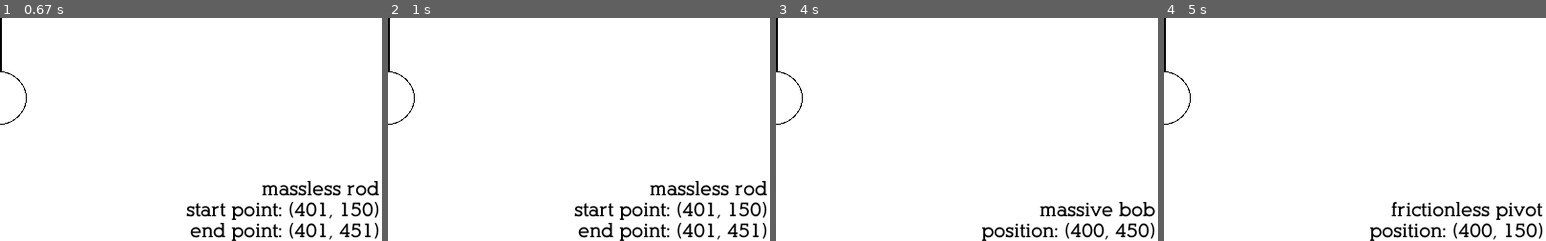
Above: before the commit, frames 1-4 (left to right).
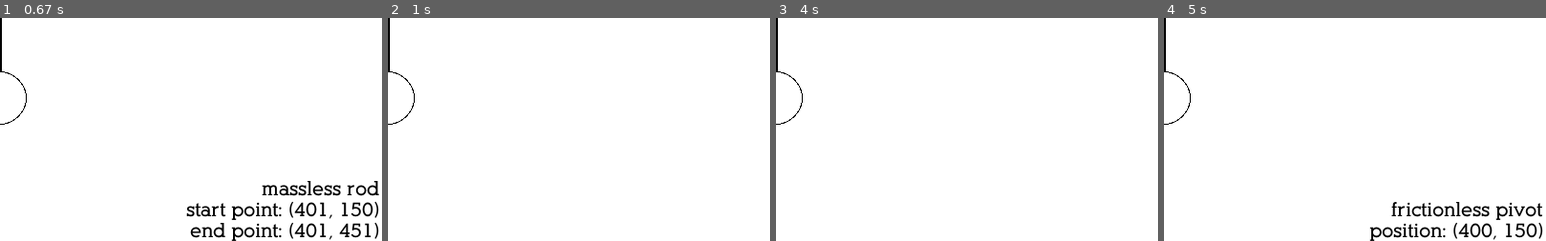
Above: after the commit, the same moments.

Repository: jacob-thompson/pendulum-simulator
Game: pygame game, started from src/pendulum_simulator/main.py
Two runs of this game, one before a commit and one after it. Both use one fixed random seed, a clock stepped at 60 frames per second and the inputs below.
Inputs (mouse positions are % of the whole screen's width and height, from its top left):
- Up to frame 1 (0.67 s): click (50, 36) at 0.38 s
- Up to frame 2 (1 s): click (26, 37) at 0.72 s
- Up to frame 3 (4 s): click (50, 4) at 2.05 s; click (50, 52) at 2.38 s; click (76, 56) at 2.72 s; click (50, 68) at 3.55 s; click (71, 13) at 3.88 s
- Up to frame 4 (5 s): click (50, 4) at 4.72 s
The pictures show only the part of the screen within x 50-100%, y 50-100%; the shares and areas given below are measured in that part.

Frame 1 is identical in both runs. In frame 2, 3.5% of the frame differs, in the area x 48-100%, y 73-100%; in frame 3, 2.1%; in frame 4, nothing differs.

Commit message:
remove select methods

Diff:
--- a/src/pendulum_simulator/pendulum.py
+++ b/src/pendulum_simulator/pendulum.py
@@ -72,25 +72,21 @@
 
         rod_hitbox = pygame.draw.line(self.surface, self.blk, self.pivot_pos, self.bob_pos, self.rod_w << 1)
 
-        #button == 1 is mouse1
-        #button == 2 is scroll wheel
-        #button == 3 is mouse2
+        #button == 1 is mouse1; left click
+        #button == 2 is scroll wheel; middle click
+        #button == 3 is mouse2; right click
 
-        if pivot_hitbox.collidepoint(pos) and button == 1: self.select_pivot(pivot_hitbox)
-        elif bob_hitbox.collidepoint(pos) and button == 1: self.select_bob(bob_hitbox)
-        elif rod_hitbox.collidepoint(pos) and button == 1: self.select_rod(rod_hitbox)
-
-    def select_pivot(self, rect):
-        self.selected_rect = rect.copy()
-        self.selected = "frictionless pivot"
-
-    def select_bob(self, rect):
-        self.selected_rect = rect.copy()
-        self.selected = "massive bob"
-
-    def select_rod(self, rect):
-        self.selected_rect = rect.copy()
-        self.selected = "massless rod"
+        if pivot_hitbox.collidepoint(pos) and button == 1:
+            self.selected_rect = pivot_hitbox.copy()
+            self.selected = "frictionless pivot"
+        elif bob_hitbox.collidepoint(pos) and button == 1:
+            self.selected_rect = bob_hitbox.copy()
+            self.selected = "massive bob"
+        elif rod_hitbox.collidepoint(pos) and button == 1:
+            self.selected_rect = rod_hitbox.copy()
+            self.selected = "massless rod"
+        elif button == 1:
+            self.selected = None
 
     def draw_background(self):
         self.surface.fill(self.wht)
